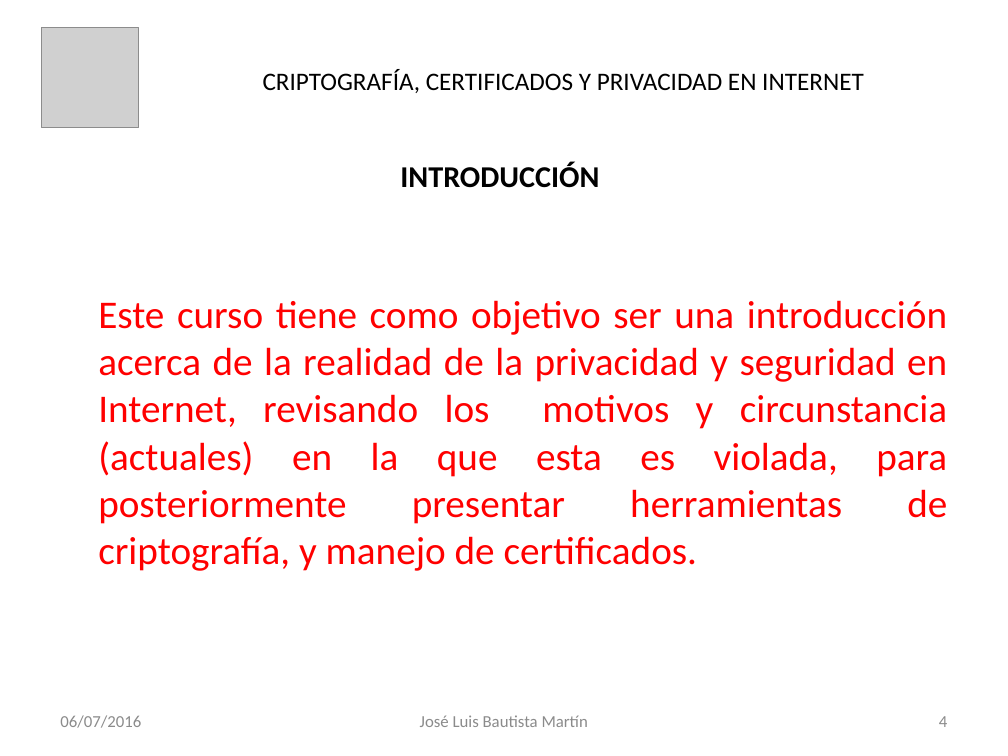
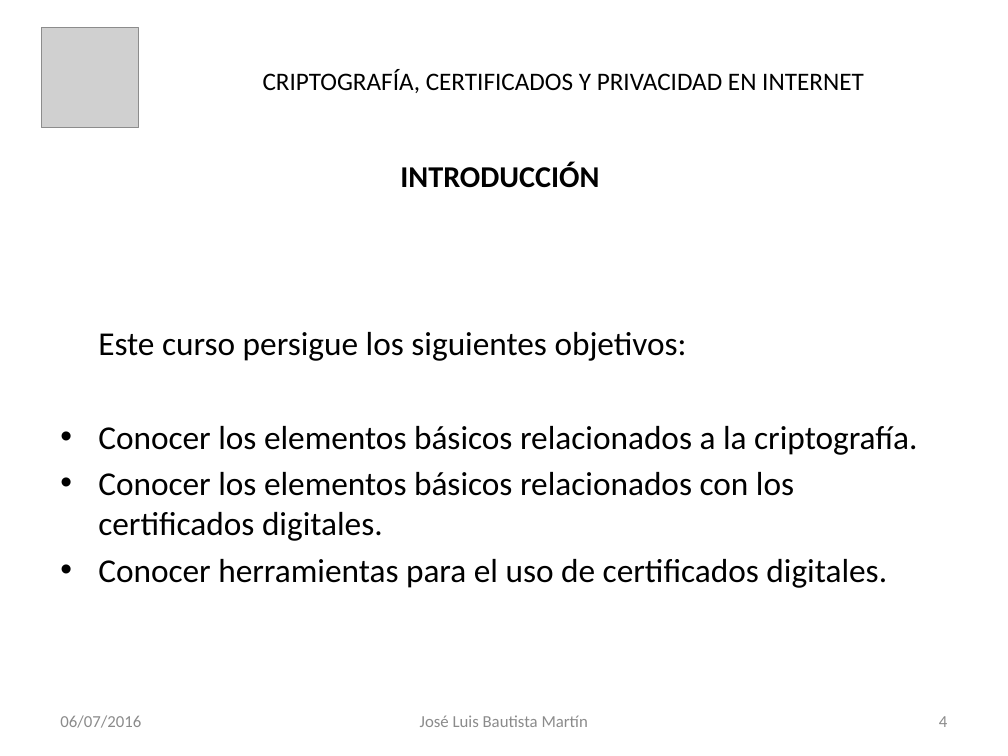
Before and after one commit to jbautistamartin/CapacitacionCriptografiaCertificadosPrivacidad, a slide deck: slide 4 of Documentos/Certicados Digitales.pptx. Drawn at 1008x756 pixels with LibreOffice and Linux fonts; fonts in the diff are those of the drawing; grey boxes stand for pictures. Boxes give left, top, right and bottom in pixels: in the first picture for what was removed or moved away, otherwise in the second. Text is boxed around its words. In the diff, an @@ line names an element or a change of style, - is before the commit and + after.

```diff
--- a/Documentos/Certicados Digitales.pptx
+++ b/Documentos/Certicados Digitales.pptx
@@ text at [98,332,917,588]: text changed; size 28 to 23.8 pt; text colour #FF0000 to #000000 @@
-Este curso tiene como objetivo ser una introducción acerca de la realidad de la privacidad y seguridad en Internet, revisando los motivos y circunstancia (actuales) en la que esta es violada, para posteriormente presentar herramientas de criptografía, y manejo de certificados.
+Este curso persigue los siguientes objetivos:
+• Conocer los elementos básicos relacionados a la criptografía.
+• Conocer los elementos básicos relacionados con los certificados digitales.
+• Conocer herramientas para el uso de certificados digitales.
```
Also in this commit, not shown: 15 other slides changed, 9 slides added.
